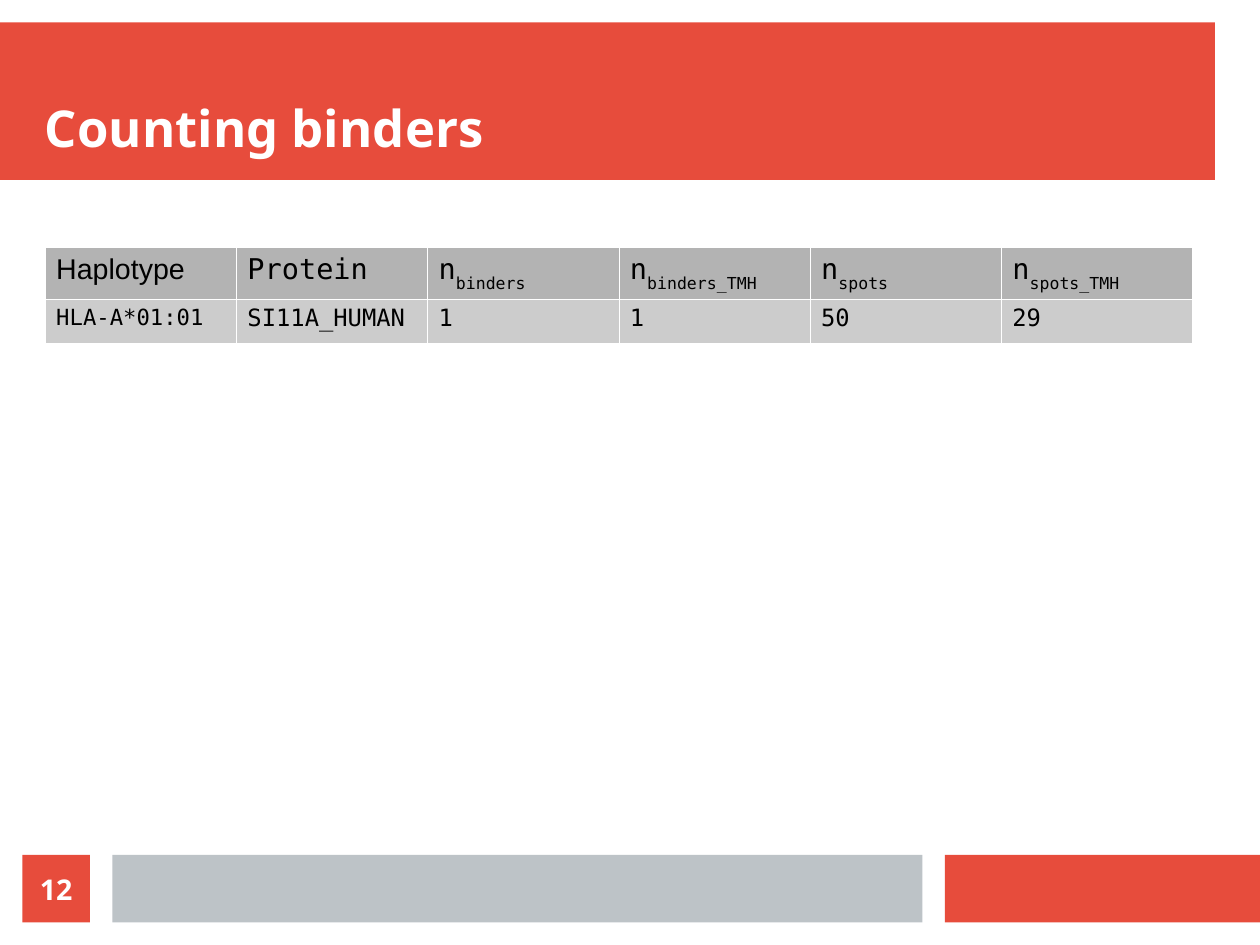
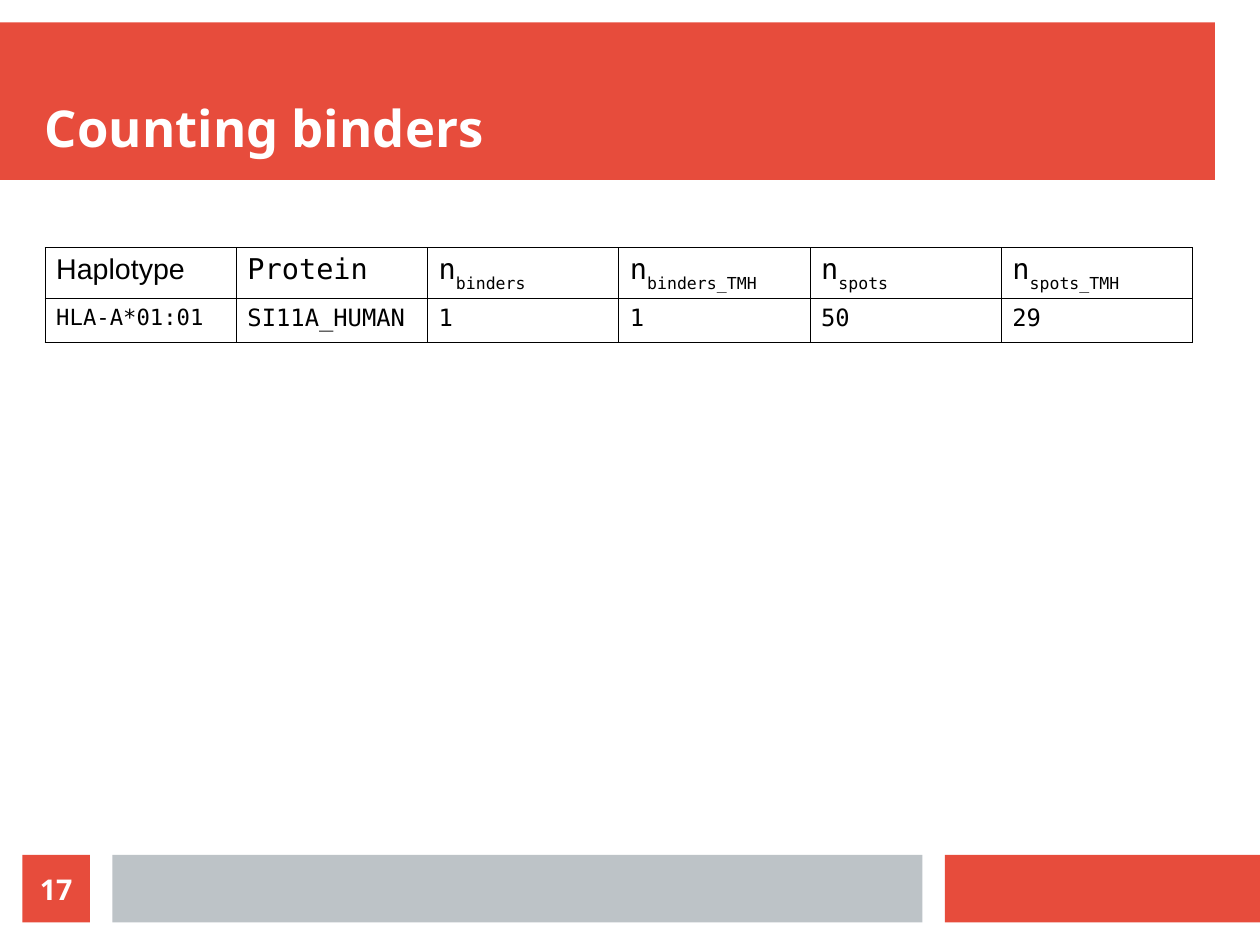
Before and after one commit to richelbilderbeek/cellbio_presentation_20210201, a slide deck: slide 17 of cellbio_presentation_20210201.odp (slide 12 before the commit). Drawn at 1260x945 pixels with LibreOffice and Linux fonts; fonts in the diff are those of the drawing. Boxes give left, top, right and bottom in pixels: in the first picture for what was removed or moved away, otherwise in the second. Text is boxed around its words. In the diff, an @@ line names an element or a change of style, - is before the commit and + after.

```diff
--- a/cellbio_presentation_20210201.odp
+++ b/cellbio_presentation_20210201.odp
@@ table at <box>45,248,1190,343</box> @@
@@ fill #B3B3B3 to none in row 1 @@
@@ fill #CCCCCC to none in row 2 @@
@@ borders changed @@
@@ page number at <box>40,879,73,900</box>: text changed @@
-12
+17
```
Also in this commit, not shown: 6 other slides changed, 4 slides added.
